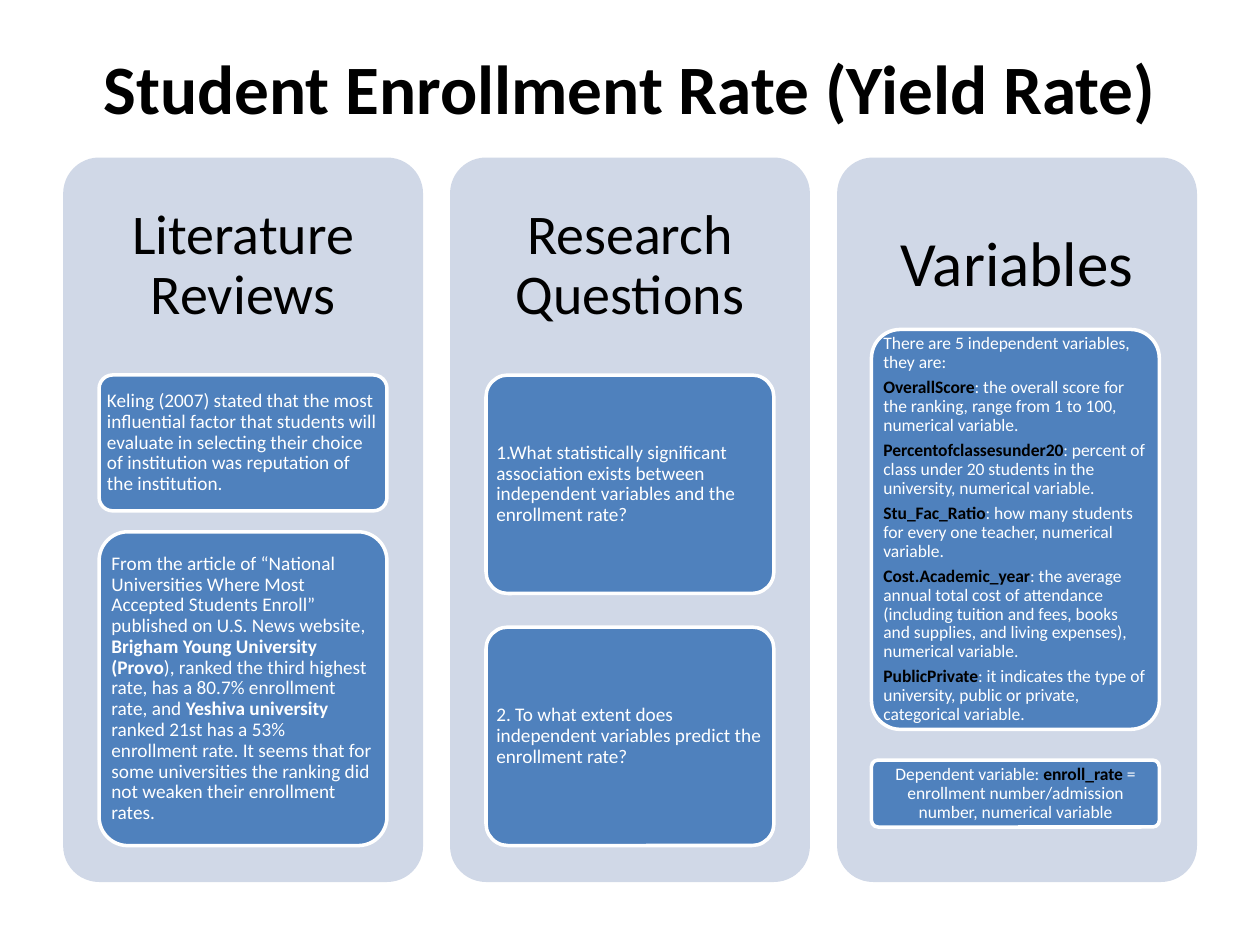
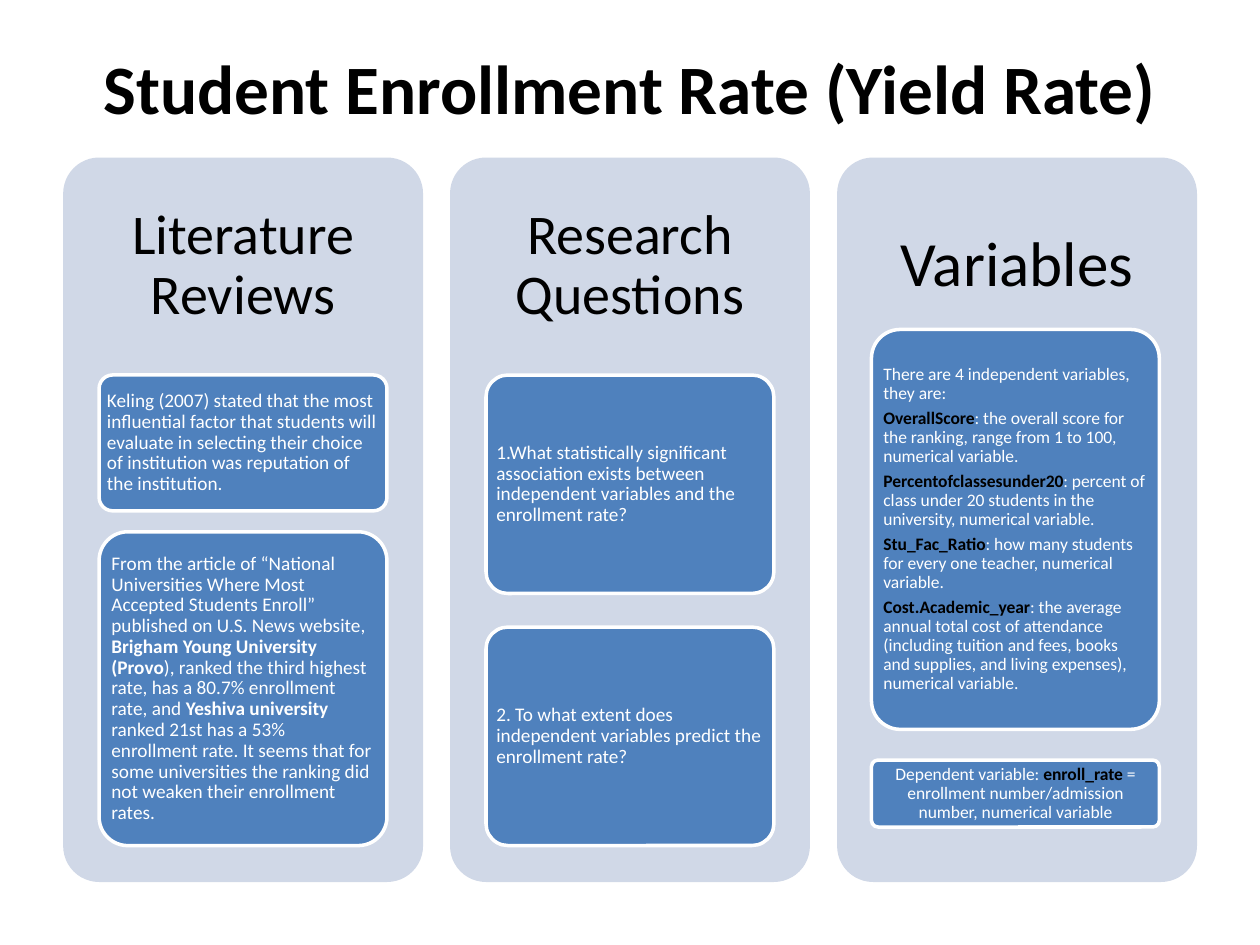
Before and after one commit to Yunxng/DAV.5400, a slide deck: slide 8 of Y_Wang_final project presentation.pptx. Drawn at 1260x945 pixels with LibreOffice and Linux fonts; fonts in the diff are those of the drawing. Boxes give left, top, right and bottom in pixels: in the first picture for what was removed or moved away, otherwise in the second. Text is boxed around its words. In the diff, an @@ line names an element or a change of style, - is before the commit and + after.

```diff
--- a/Y_Wang_final project presentation.pptx
+++ b/Y_Wang_final project presentation.pptx
@@ text at bbox=[883, 368, 1129, 402]: text changed @@
-There are 5 independent variables, they are:
+There are 4 independent variables, they are:
@@ text at bbox=[883, 669, 1145, 725]: paragraph removed @@
-PublicPrivate: it indicates the type of university, public or private, categorical variable.
```
Also in this commit, not shown: 2 other slides changed, 3 slides removed.
